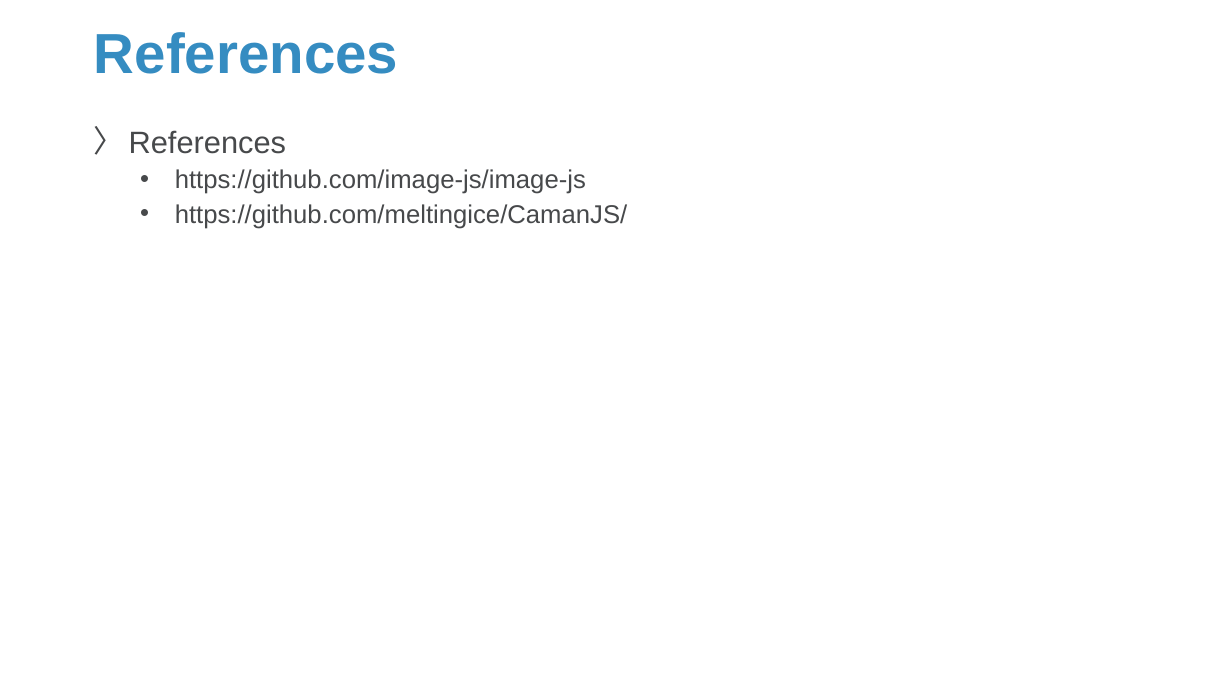
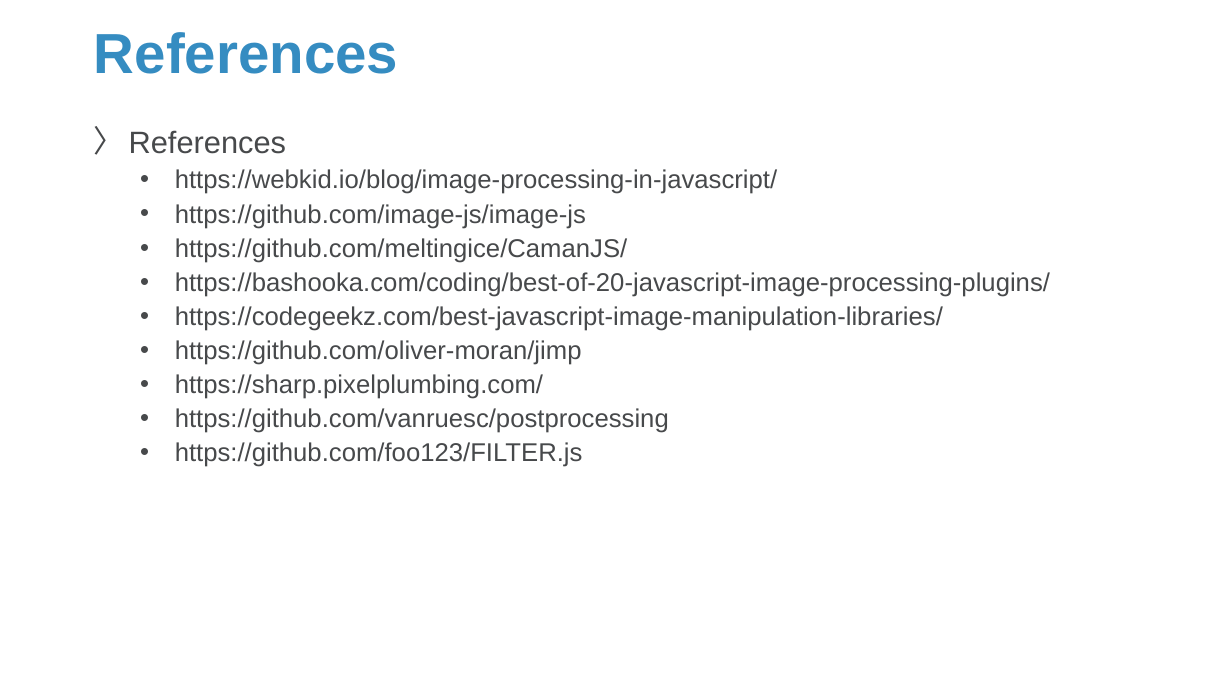
Before and after one commit to Sparks-Lu/TechNotes, a slide deck: slide 21 of Web/JavaScript-Notes.pptx (slide 19 before the commit). Drawn at 1232x693 pixels with LibreOffice and Linux fonts; fonts in the diff are those of the drawing; background and template pictures are left out. Boxes give left, top, right and bottom in pixels: in the first picture for what was removed or moved away, otherwise in the second. Text is boxed around its words. In the diff, an @@ line names an element or a change of style, - is before the commit and + after.

```diff
--- a/Web/JavaScript-Notes.pptx
+++ b/Web/JavaScript-Notes.pptx
@@ text at (175, 169, 777, 194): paragraph added @@
+  • https://webkid.io/blog/image-processing-in-javascript/
@@ text at (175, 272, 1050, 467): paragraphs added @@
+  • https://bashooka.com/coding/best-of-20-javascript-image-processing-plugins/
+  • https://codegeekz.com/best-javascript-image-manipulation-libraries/
+  • https://github.com/oliver-moran/jimp
+  • https://sharp.pixelplumbing.com/
+  • https://github.com/vanruesc/postprocessing
+  • https://github.com/foo123/FILTER.js
```
Also in this commit, not shown: 1 other slide changed, 3 slides added, 12 other files.
